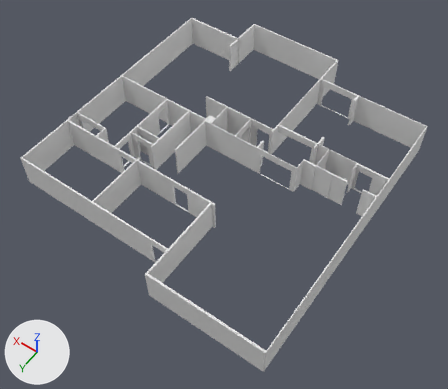
What one commit did to the Blender file fooling-around/barrington.blend.
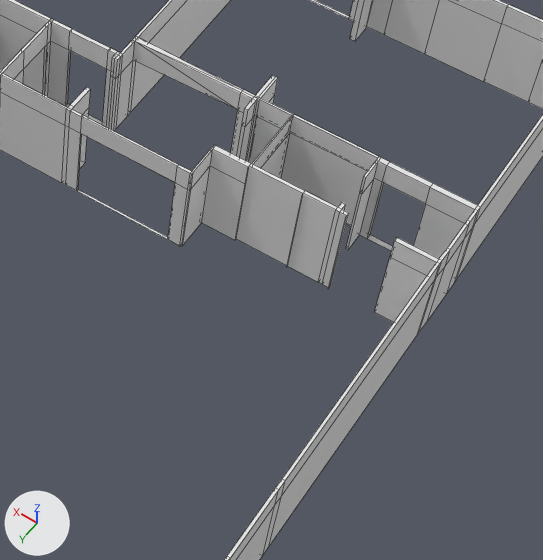
There are two pictures of each version: one whole from a 50 mm lens placed at (-2.53, 3.89, 5.19), pointed at (-0.12, 0.51, -0.12), one close up on the part from 52% to 92% of the width and 29% to 75% of the height. The lights are fixed; the arrows at lower left show +X, +Y and +Z. The close-ups show mesh edges as thin lines.
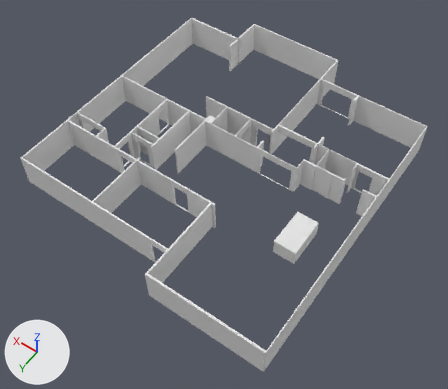
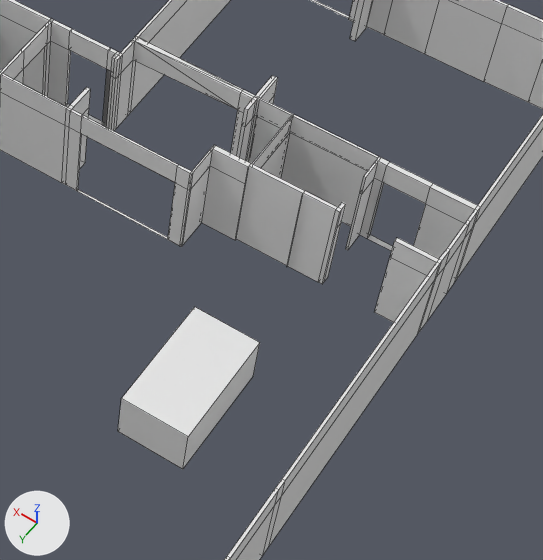
Commit message: Last floor plan fixups for the night

The change, as a diff of the scene's bpy script:
```diff
--- a/fooling-around/barrington.blend.py
+++ b/fooling-around/barrington.blend.py
@@ me_plane_001 @@
 me_plane_001.from_pydata(...)  # 1166 vertices, 1149 faces; spans x -593.0..1.0, y -2.0..656.0, z -71.0..0.0
 # used by ob_plane; location = (-1.581, 1.967, 0.0); scale = (-0.00542, -0.00542, -0.00542)
 # verts and faces of me_plane_001; kept vertices keep their numbers, new ones are numbered from 1166
 # before: 17 (-295.0, 365.0, 0.0), 18 (-294.0, 365.0, 0.0), 19 (-250.0, 396.0, 0.0) at pixel (102, 125), 51 (-250.0, 398.0, 0.0), 67 (-65.0, 364.0, 0.0) at pixel (322, 284)
 # before: 77 (-232.0, 340.0, 0.0) at pixel (78, 189), 86 (-163.0, 340.0, 0.0), 87 (-232.0, 338.0, 0.0) at pixel (76, 190), 208 (-60.0, 364.0, 0.0) at pixel (329, 287), 225 (-163.0, 338.0, 0.0) at pixel (167, 239)
 # before: 254 (-60.0, 363.0, 0.0) at pixel (328, 289), 266 (-295.0, 392.0, 0.0), 284 (-294.0, 392.0, 0.0), 293 (-240.0, 396.0, 0.0) at pixel (113, 131), 304 (-60.0, 366.0, 0.0) at pixel (330, 285)
 # before: 305 (-65.0, 366.0, 0.0), 349 (-279.0, 398.0, 0.0) at pixel (67, 103), 364 (-250.0, 396.0, -54.0) at pixel (106, 69), 369 (-232.0, 340.0, -54.0) at pixel (81, 133), 371 (-250.0, 398.0, -54.0)
 # before: 376 (-163.0, 340.0, -54.0), 384 (-60.0, 366.0, -54.0) at pixel (344, 231), 385 (-65.0, 366.0, -54.0), 386 (-295.0, 365.0, -54.0), 387 (-294.0, 365.0, -54.0) at pixel (23, 68)
 # before: 388 (-295.0, 392.0, -54.0), 389 (-294.0, 392.0, -54.0) at pixel (47, 44), 396 (-279.0, 398.0, -54.0), 397 (-279.0, 396.0, -54.0) at pixel (68, 49), 408 (-240.0, 396.0, -54.0) at pixel (118, 75)
 # before: 474 (-232.0, 338.0, -56.0) at pixel (80, 133), 491 (-163.0, 338.0, -56.0) at pixel (175, 182), 804 (-65.0, 366.0, -71.0) at pixel (341, 209), 805 (-60.0, 366.0, -71.0) at pixel (348, 213), 855 (-60.0, 363.0, -71.0) at pixel (345, 217)
 # before: 862 (-279.0, 396.0, 0.0) at pixel (65, 106), 902 (-60.0, 364.0, -71.0) at pixel (346, 215), 1049 (-65.0, 364.0, -71.0) at pixel (339, 212)
+# me_plane_001 part 1: a new loose piece, a box spanning x -116.0..-70.0, y 208.0..291.0, z -18.0..18.0
+# me_plane_001 part 2
+delete_vertices([208, 254, 304, 384, 805, 855, 902])  # with the faces that use them
+edges += [(51, 293), (371, 408)]
+faces += [(349, 396, 397, 862), (19, 293, 408, 364, 371, 51), (17, 386, 387, 18), (266, 284, 389, 388), (77, 87, 474, 369), (86, 376, 491, 225)]
+faces += [(67, 1049, 804, 385, 305)]
```

What differs and where, as boxes [x1, y1, x2, y2] in the close-ups (543 x 560 px; the box of a moved part takes in the faces that stretch with it):
part 1 of me_plane_001, added
    after: [118, 307, 260, 469]
part 2 of me_plane_001, moved or reshaped
    before: [323, 210, 349, 289]
    after: [43, 45, 342, 283]
